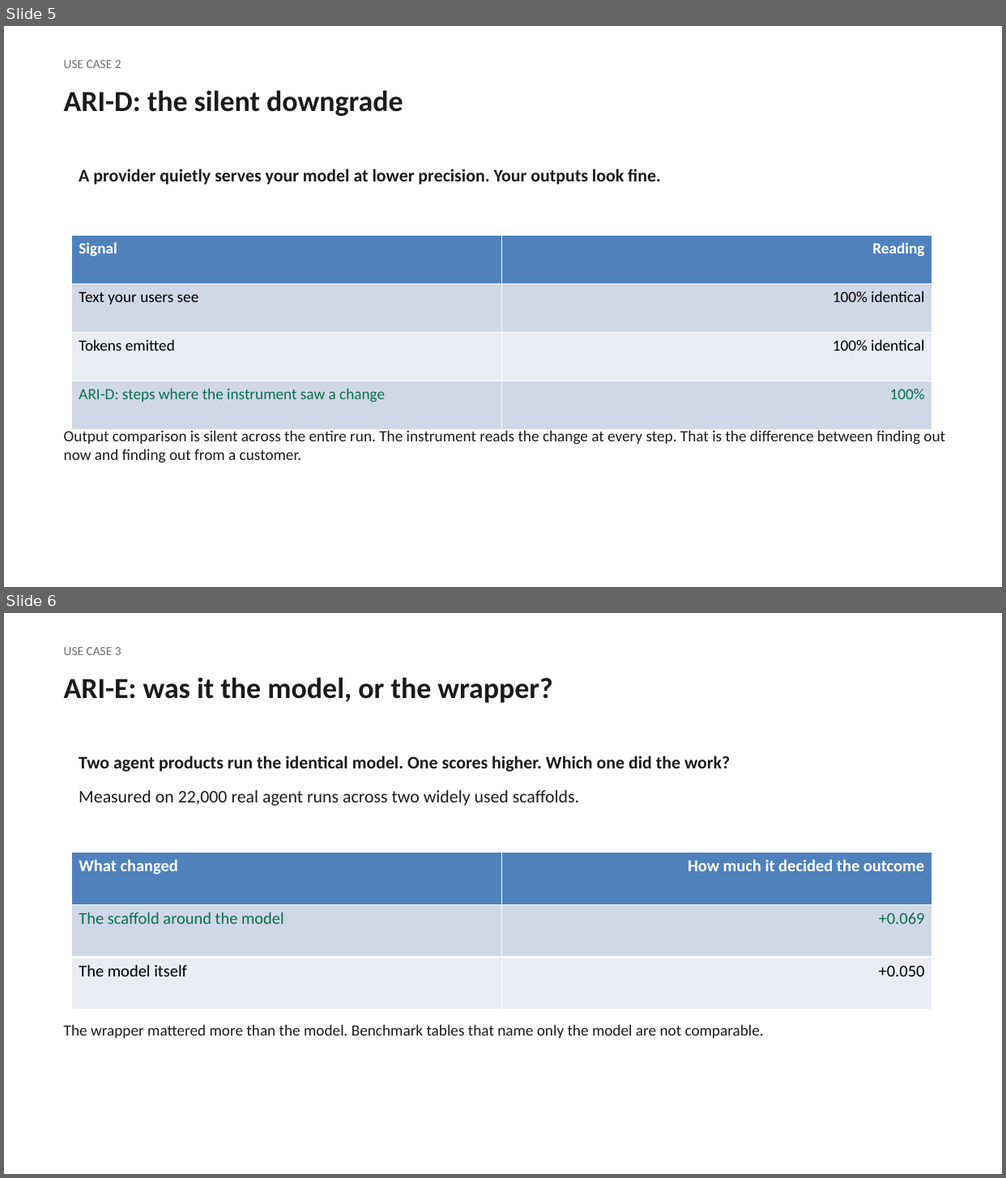
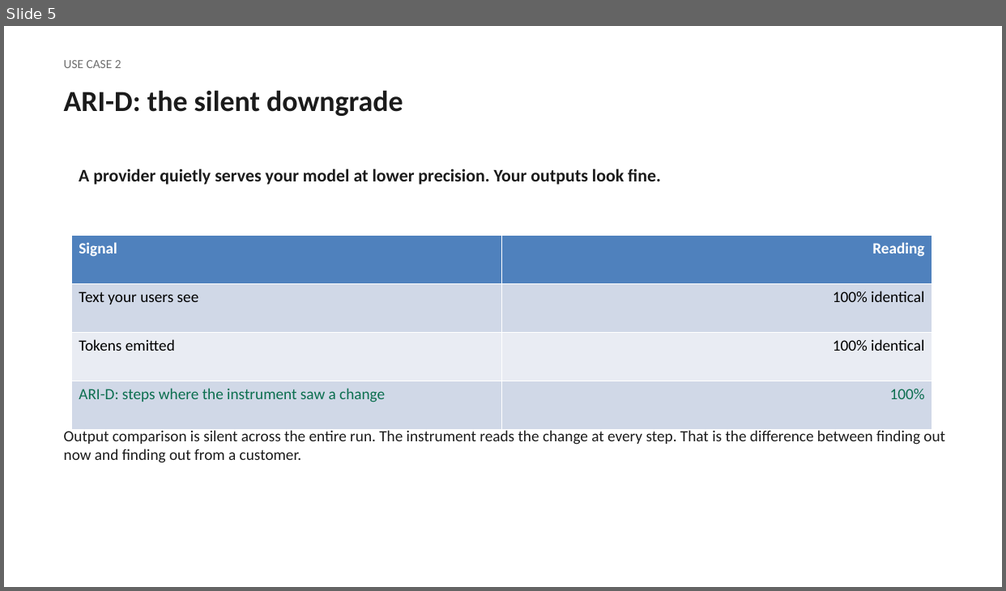
Before and after one commit to The-SEMQ-Group/semq-ari-benchmark, a slide deck: docs/deck/ari-overview.pptx. Shown one above the other, each under a label of ours: slides 5 and 6 before the commit, slide 5 after it. The pictures are 1006x1178 and 1006x591 pixels, drawn with LibreOffice and Linux fonts; fonts in the diff are those of the drawing. Boxes give left, top, right and bottom in pixels: in the first picture for what was removed or moved away, otherwise in the second. Text is boxed around its words. In the diff, an @@ line names an element or a change of style, - is before the commit and + after.

```diff
--- a/docs/deck/ari-overview.pptx
+++ b/docs/deck/ari-overview.pptx
@@ slide 6 removed at [4,613,1002,1174], background #FFFFFF @@
@@ text removed at [64,647,121,655] @@
-USE CASE 3
@@ text removed at [64,677,552,703] @@
-ARI-E: was it the model, or the wrapper?
@@ text removed at [79,756,730,806] @@
-Two agent products run the identical model. One scores higher. Which one did the work?
-Measured on 22,000 real agent runs across two widely used scaffolds.
@@ table removed at [71,853,932,1010], 3 rows, 2 columns @@
-What changed | How much it decided the outcome
-The scaffold around the model | +0.069
-The model itself | +0.050
@@ text removed at [64,1024,764,1038] @@
-The wrapper mattered more than the model. Benchmark tables that name only the model are not comparable.
```
Also in this commit, not shown: 4 slides changed, 1 other slide removed, 29 other files.
